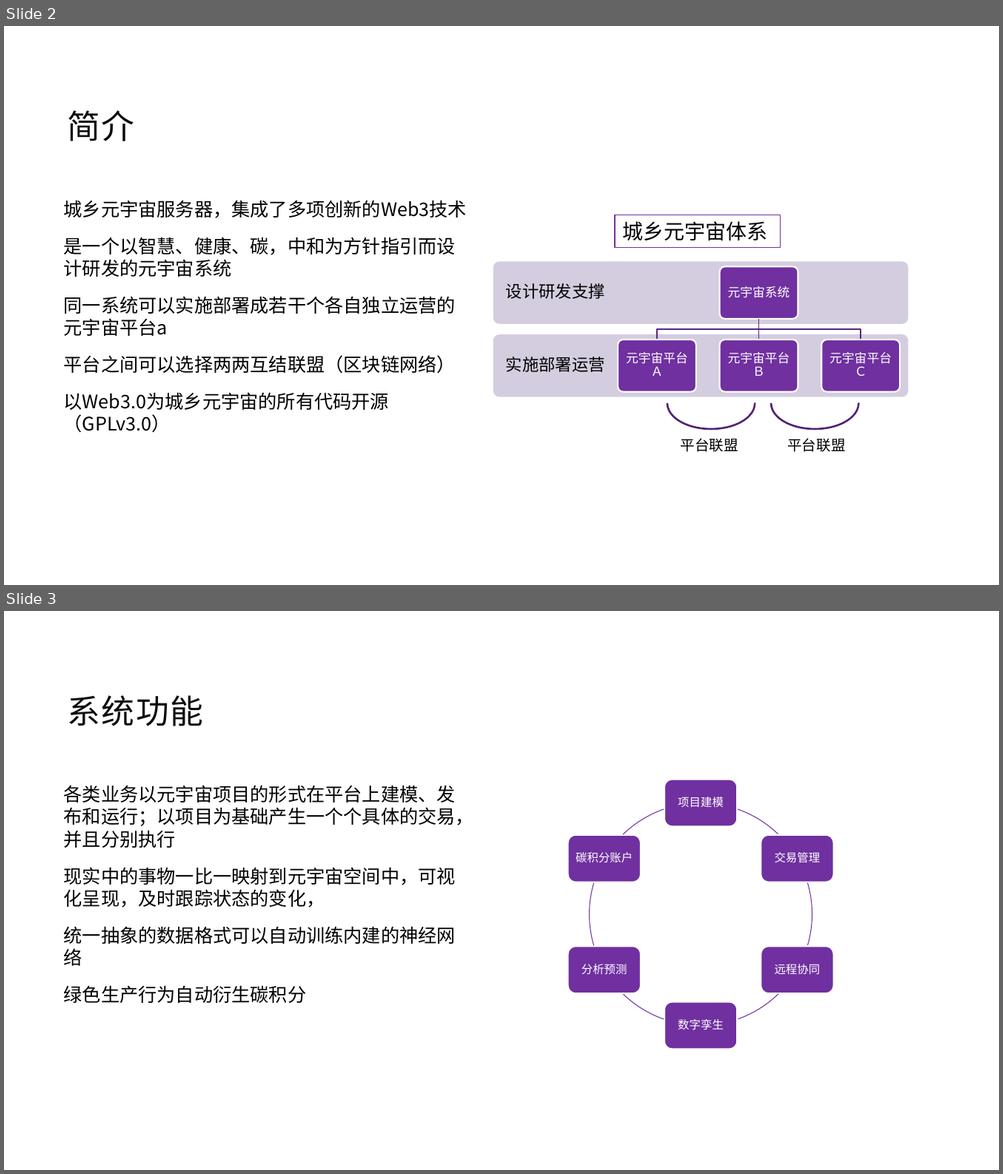
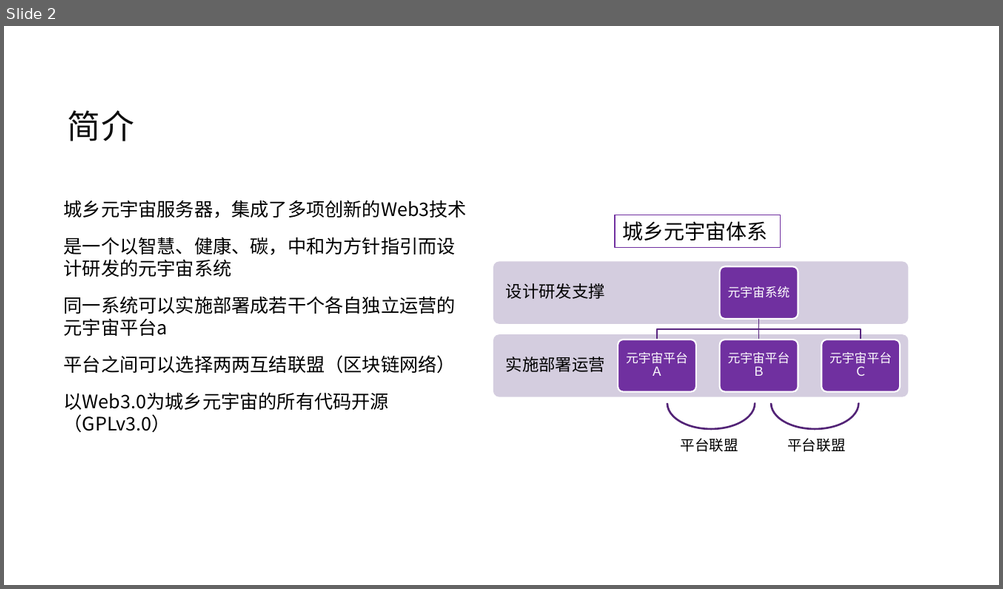
Before and after one commit to jzgi/chainedge, a slide deck: Docs/品链终端.pptx. Shown one above the other, each under a label of ours: slides 2 and 3 before the commit, slide 2 after it. The pictures are 1003x1174 and 1003x589 pixels, drawn with LibreOffice and Linux fonts; fonts in the diff are those of the drawing. Boxes give left, top, right and bottom in pixels: in the first picture for what was removed or moved away, otherwise in the second. Text is boxed around its words. In the diff, an @@ line names an element or a change of style, - is before the commit and + after.

```diff
--- a/Docs/品链终端.pptx
+++ b/Docs/品链终端.pptx
@@ slide 3 removed at (4,611,999,1170), background #FFFFFF @@
@@ title removed at (68,695,203,726) @@
-系统功能
@@ text removed at (64,785,474,1003) @@
-各类业务以元宇宙项目的形式在平台上建模、发布和运行；以项目为基础产生一个个具体的交易，并且分别执行
-现实中的事物一比一映射到元宇宙空间中，可视化呈现，及时跟踪状态的变化，
-统一抽象的数据格式可以自动训练内建的神经网络
-绿色生产行为自动衍生碳积分
@@ group removed at (568,780,834,1049): 6 rounded rectangles, 6 texts, 6 freeform shapes @@
-项目建模
-交易管理
-远程协同
-数字孪生
-分析预测
-碳积分账户
```
Also in this commit, not shown: 1 slide added, 14 other files.
